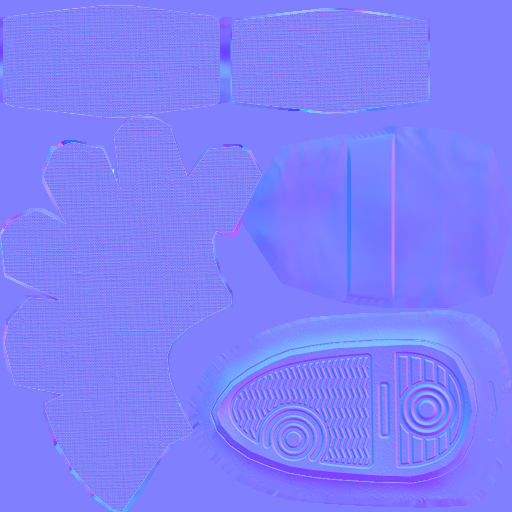
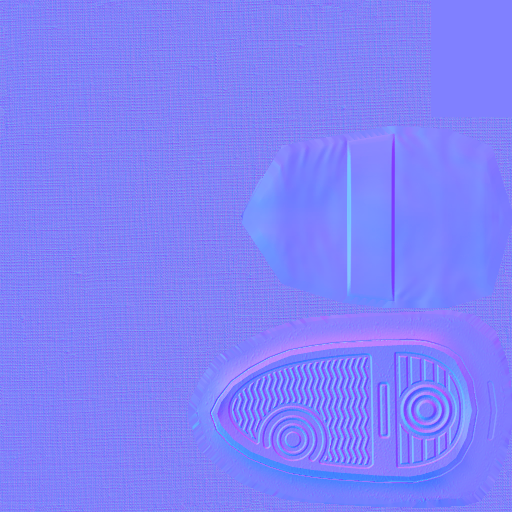
Layered file, before and after one edit (512px x 512px). Changes by layer:
moved "Back Of Shoe Flattening" above "Shoe Flattening (Red part)" over bbox(416, 298, 512, 512)
removed layer "GlovesShoes_nt.png" over bbox(0, 0, 512, 512)
moved "Shoe Flattening (Red part)" above "Shoe Flattening" over bbox(241, 123, 512, 310)
moved "Shoe Flattening" above "ShoesNorm.png" over bbox(199, 313, 512, 505)
added layer "ShoesNorm.png" above "FabricNorm" over bbox(187, 126, 512, 508)
renamed "GlovesNorm" to "FabricNorm", showed it, painted on it over bbox(0, 0, 512, 512)
removed layer "GlovesNorm copy" over bbox(0, 5, 428, 512)
added layer "ShoesPartsSelection" above "FabricPartsSelection" over bbox(187, 126, 512, 508)
renamed "GlovesSelection" to "FabricPartsSelection", hid it over bbox(0, 5, 428, 512)
